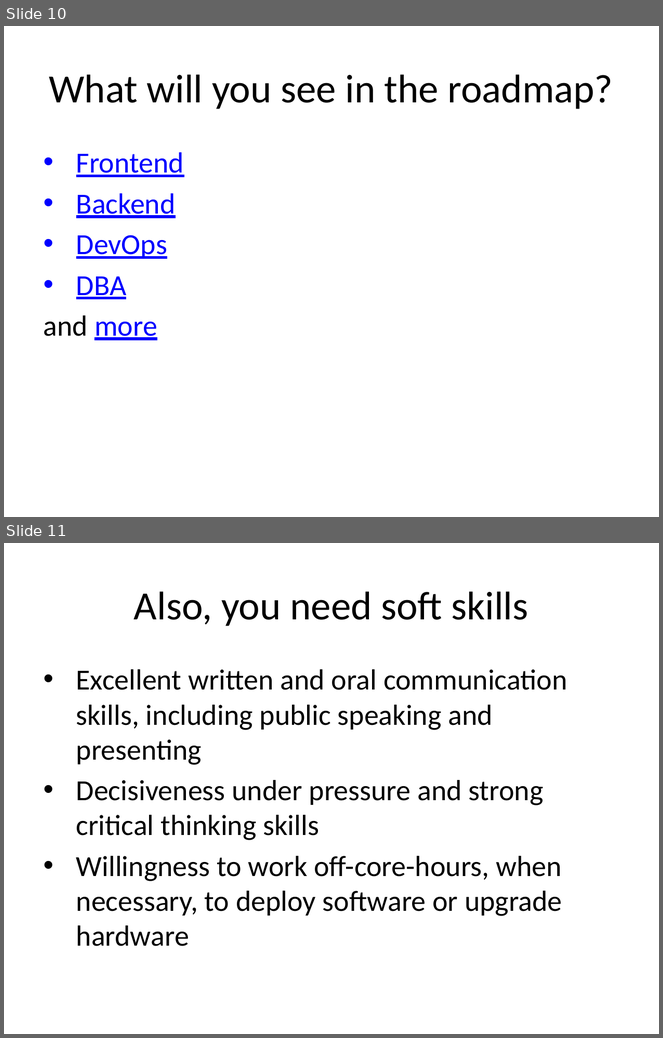
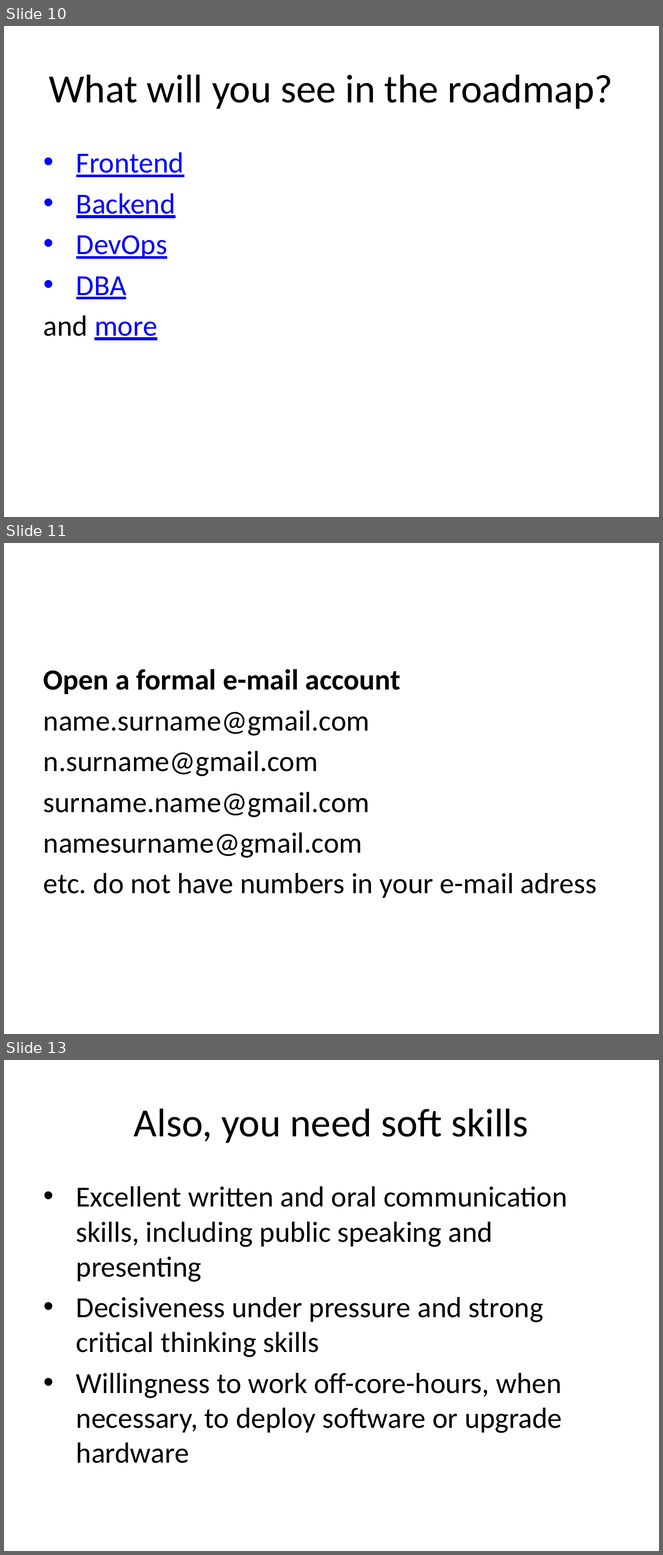
Before and after one commit to ucoruh/ce103-algorithms-and-programming-I, a slide deck: docs/week-1-intro/ce103-week-1-intro.en.md_word.pptx. Shown one above the other, each under a label of ours: slides 10 and 11 before the commit, slides 10, 11 and 13 after it; the slides between them are not shown. The pictures are 663x1038 and 663x1555 pixels, drawn with LibreOffice and Linux fonts; fonts in the diff are those of the drawing. Boxes give left, top, right and bottom in pixels: in the first picture for what was removed or moved away, otherwise in the second. Text is boxed around its words. In the diff, an @@ line names an element or a change of style, - is before the commit and + after.

```diff
--- a/docs/week-1-intro/ce103-week-1-intro.en.md_word.pptx
+++ b/docs/week-1-intro/ce103-week-1-intro.en.md_word.pptx
@@ slide 11 added at (4, 543, 659, 1034), background #FFFFFF @@
@@ text added at (44, 669, 597, 898), 32 pt, text #000000 @@
+Open a formal e-mail account
+name.surname@gmail.com
+n.surname@gmail.com
+surname.name@gmail.com
+namesurname@gmail.com
+etc. do not have numbers in your e-mail adress
@@ what was slide 11 is now slide 13 @@
```
Also in this commit, not shown: 3 slides changed, 94 other slides added, 2 slides removed, 11 other files.
